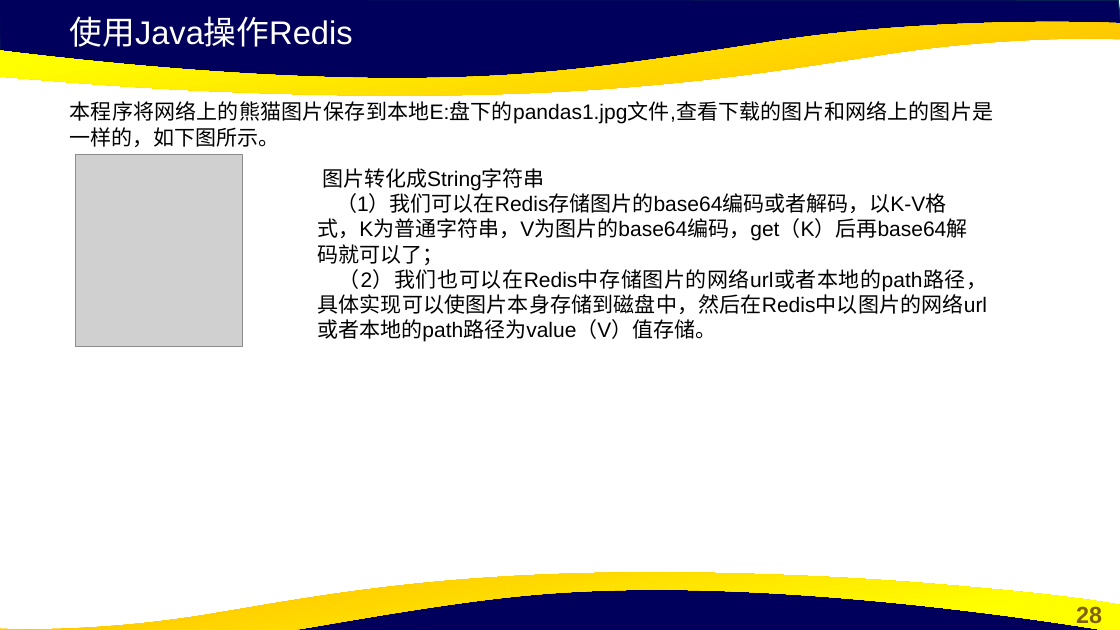
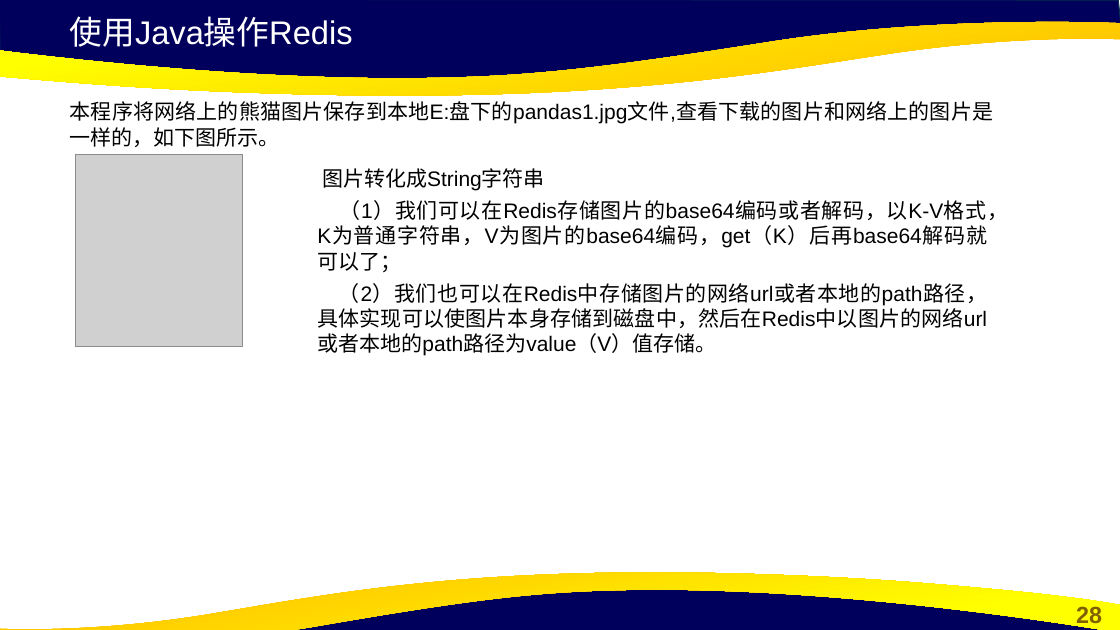
Before and after one commit to cxinping/Redis, a slide deck: slide 28 of ppt/第7章 Redis开发实战.pptx. Drawn at 1120x630 pixels with LibreOffice and Linux fonts; fonts in the diff are those of the drawing; grey boxes stand for pictures; background and template pictures are left out. Boxes give left, top, right and bottom in pixels: in the first picture for what was removed or moved away, otherwise in the second. Text is boxed around its words. In the diff, an @@ line names an element or a change of style, - is before the commit and + after.

```diff
--- a/ppt/第7章 Redis开发实战.pptx
+++ b/ppt/第7章 Redis开发实战.pptx
@@ text at [317,168,1008,356]: text changed @@
-图片转化成String字符串 （1）我们可以在Redis存储图片的base64编码或者解码，以K-V格式，K为普通字符串，V为图片的base64编码，get（K）后再base64解码就可以了； （2）我们也可以在Redis中存储图片的网络url或者本地的path路径，具体实现可以使图片本身存储到磁盘中，然后在Redis中以图片的网络url或者本地的path路径为value（V）值存储。
+图片转化成String字符串
+（1）我们可以在Redis存储图片的base64编码或者解码，以K-V格式，K为普通字符串，V为图片的base64编码，get（K）后再base64解码就可以了；
+（2）我们也可以在Redis中存储图片的网络url或者本地的path路径，具体实现可以使图片本身存储到磁盘中，然后在Redis中以图片的网络url或者本地的path路径为value（V）值存储。
```
Also in this commit, not shown: 20 other slides changed, 1 other file.
